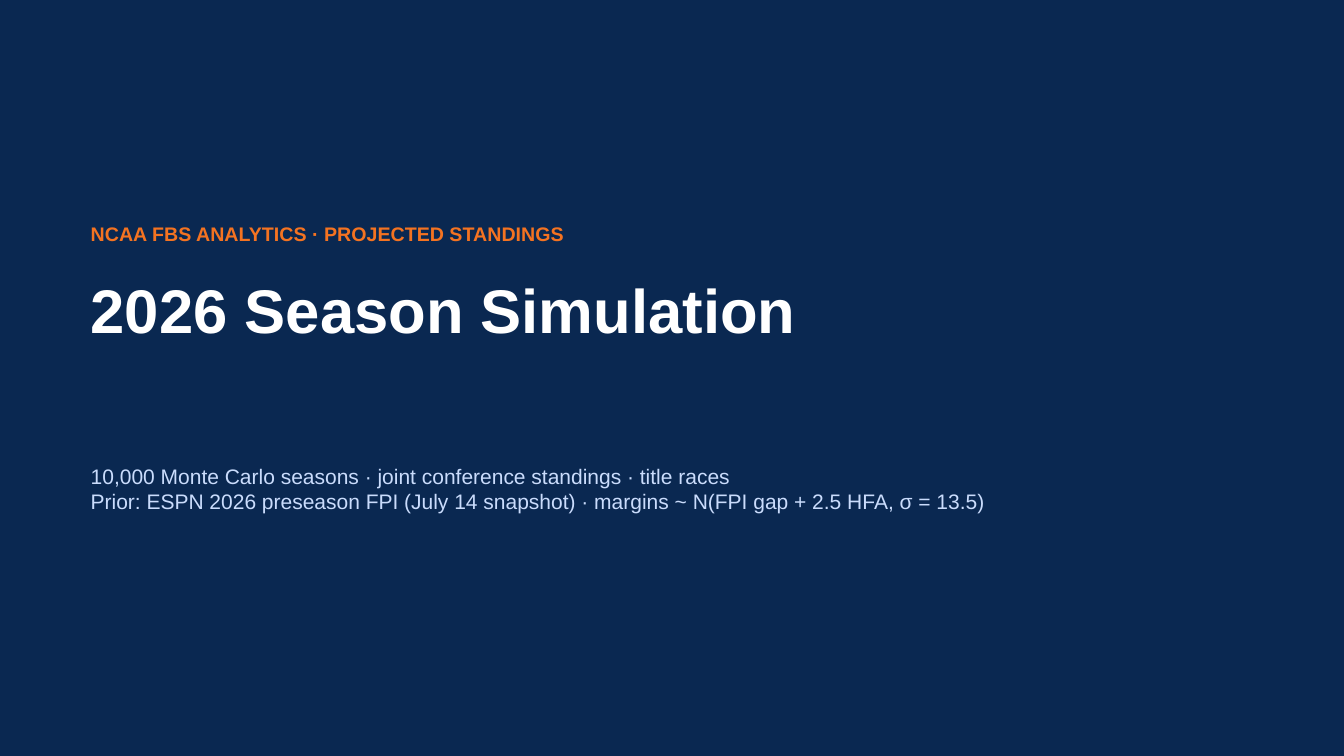
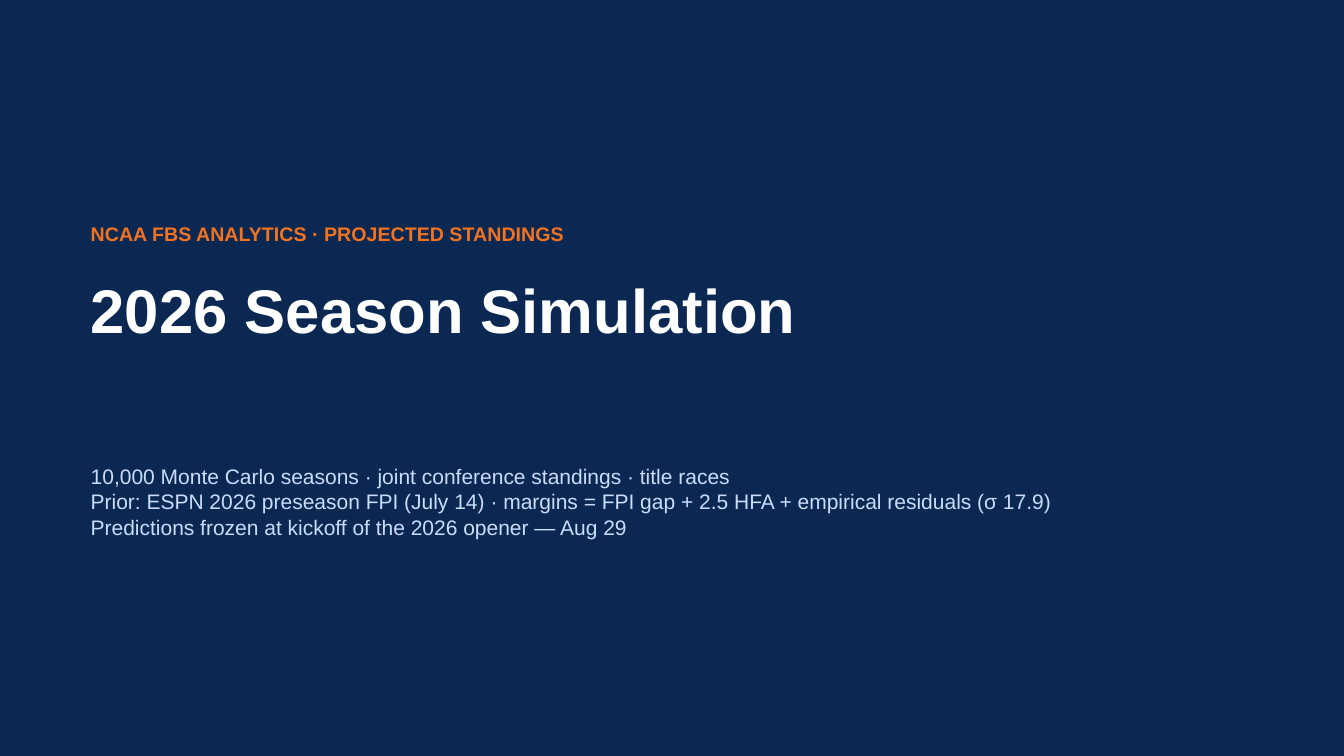
Before and after one commit to lucasalvarezflorida-lab/ncaa-fbs-analytics, a slide deck: slide 1 of decks/2026_Season_Sim_Overview.pptx. Drawn at 1344x756 pixels with LibreOffice and Linux fonts; fonts in the diff are those of the drawing. Boxes give left, top, right and bottom in pixels: in the first picture for what was removed or moved away, otherwise in the second. Text is boxed around its words. In the diff, an @@ line names an element or a change of style, - is before the commit and + after.

```diff
--- a/decks/2026_Season_Sim_Overview.pptx
+++ b/decks/2026_Season_Sim_Overview.pptx
@@ text at bbox=[91, 493, 1051, 539]: text changed @@
-Prior: ESPN 2026 preseason FPI (July 14 snapshot) · margins ~ N(FPI gap + 2.5 HFA, σ = 13.5)
+Prior: ESPN 2026 preseason FPI (July 14) · margins = FPI gap + 2.5 HFA + empirical residuals (σ 17.9)
+Predictions frozen at kickoff of the 2026 opener — Aug 29
```
Also in this commit, not shown: 4 other slides changed, 10 other files.
